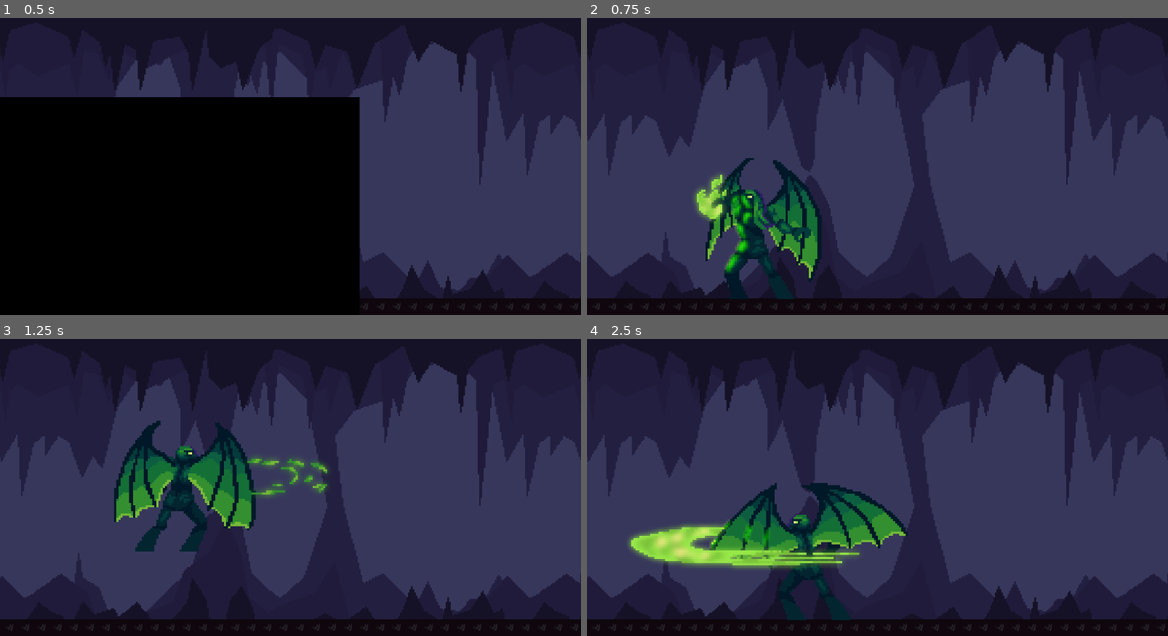
Above: before the commit, frames 1-4 (two rows, left to right).
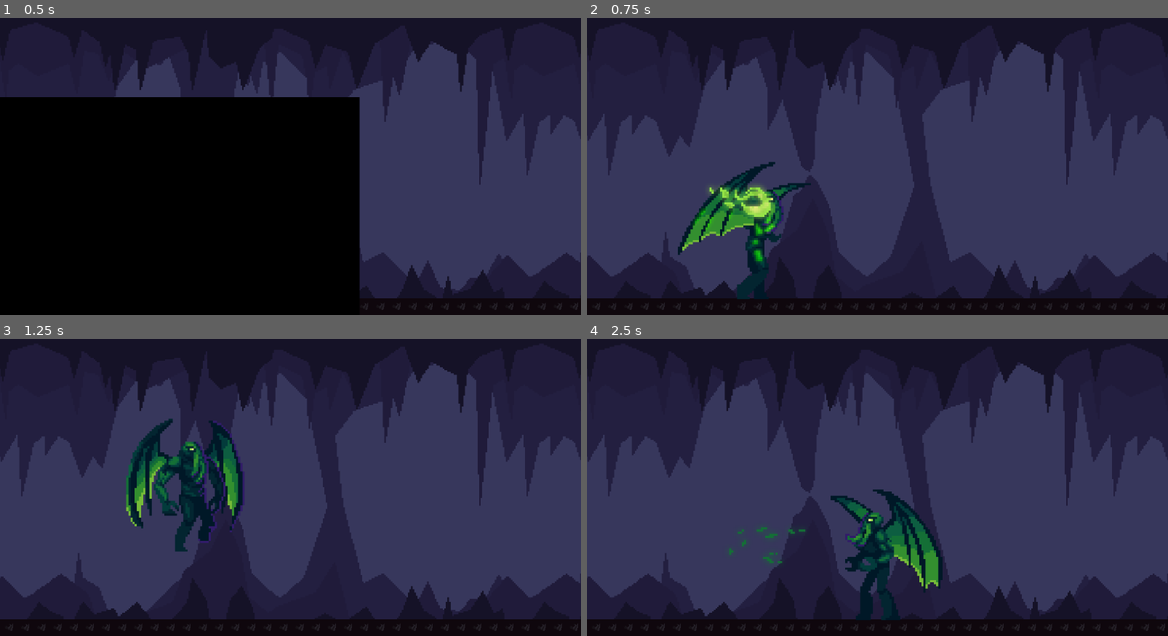
Above: after the commit, the same moments.

Repository: nekojest/cthulhu-rises
Game: Godot game, scene res://Main.tscn
The game is run twice, just before and just after one commit, with the same random seed, the same clock (stepped at 60 frames per second) and the same inputs.
Inputs (mouse positions are in pixels of both pictures, inside the frame that each line leads up to):
- Up to frame 1 (0.5 s): no input
- Up to frame 2 (0.75 s): tap Enter at 0.5 s; move the mouse to (1005, 136) at 0.52 s; hold D (move_right) from 0.53 s (still down); click (1005, 136) at 0.6 s
- Up to frame 3 (1.25 s): keep holding D (move_right); tap W (jump) at 0.77 s
- Up to frame 4 (2.5 s): move the mouse to (761, 490) at 1.27 s; click (761, 490) at 1.35 s; tap W (jump) at 1.52 s; move the mouse to (935, 401) at 2.02 s; release D (move_right) at 2.03 s; hold A (move_left) from 2.03 s (still down); click (935, 401) at 2.1 s

Frame 1 is identical in both runs. In frame 2, 5.7% of the frame differs, in the area x 15-41%, y 47-95%; in frame 3, 6.0%; in frame 4, 11%, in the area x 7-62%, y 48-95%.

Commit message:
Set speed scale manually for short atk

Diff:
--- a/Cthulhu.gd
+++ b/Cthulhu.gd
@@ -24,6 +24,7 @@
 	# Play short attack animation and enable hitbox
 	if Input.is_action_just_pressed("short_atk")  and is_on_floor():
 		$CthulhuSprite.play("short_atk")
+		$CthulhuSprite.set_speed_scale(3)
 		is_attacking = true
 
 
@@ -49,5 +50,6 @@
 func _on_cthulhu_sprite_animation_finished() -> void:
 	var current_anim = $CthulhuSprite.get_animation()
 	if current_anim == "short_atk":
+		$CthulhuSprite.set_speed_scale(1.5)
 		is_attacking = false
 		$CthulhuSprite.play("idle")
